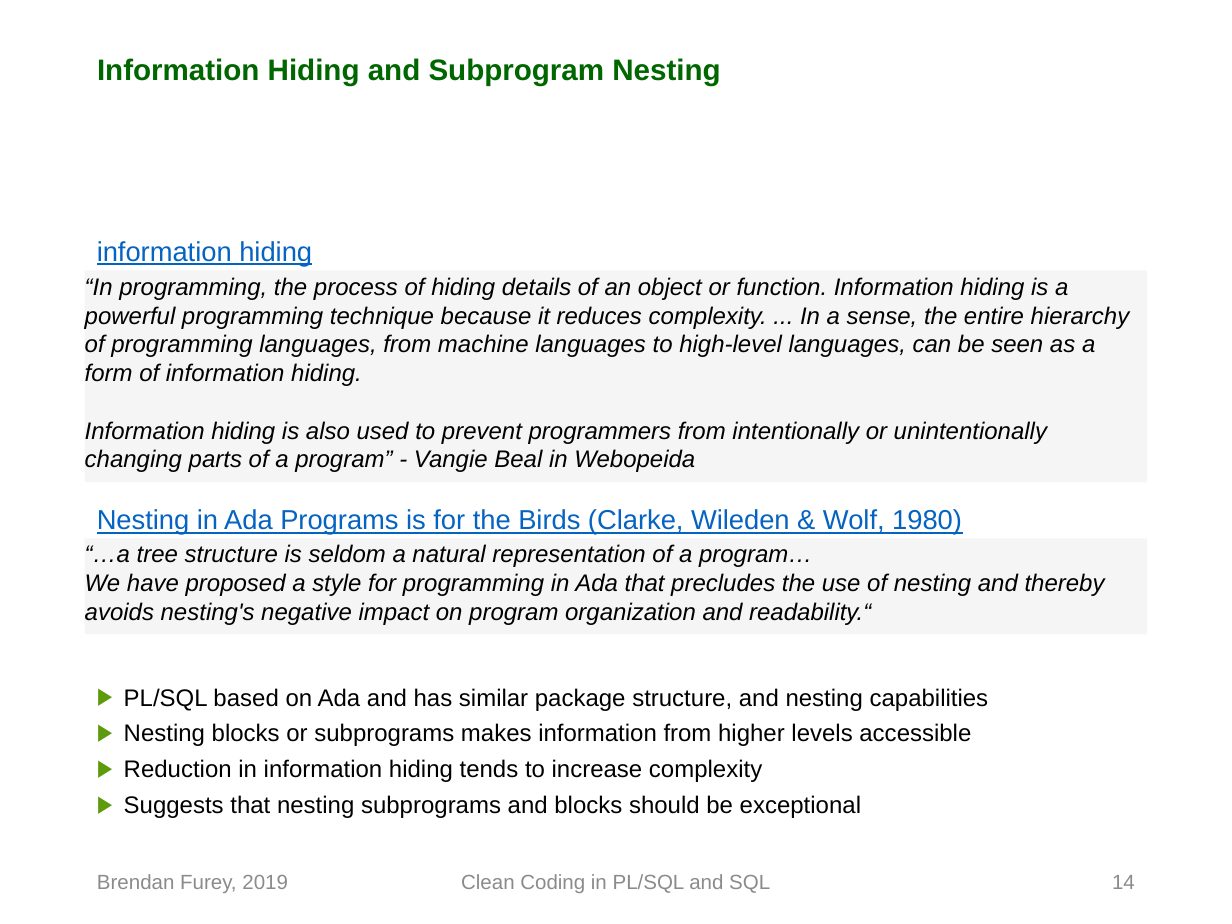
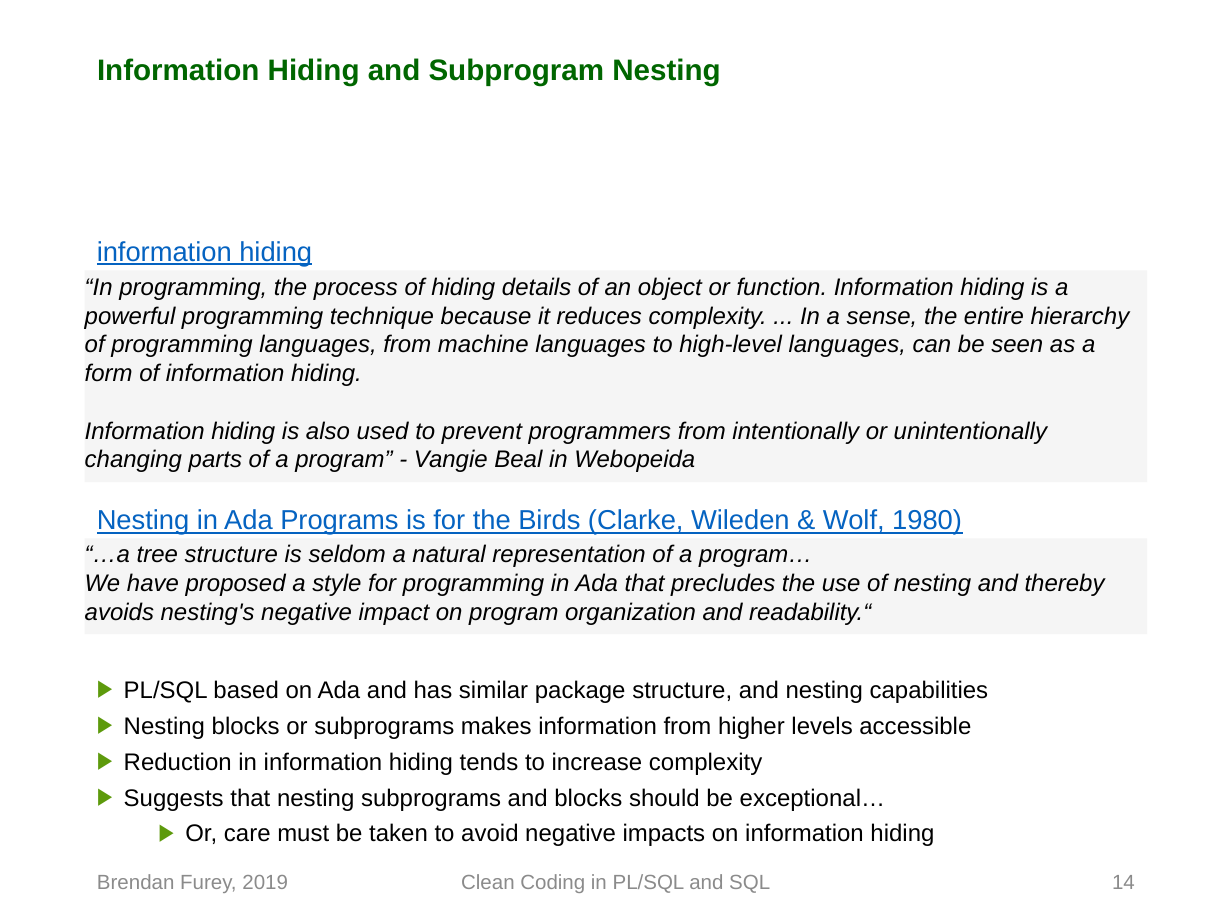
Before and after one commit to BrenPatF/presentations, a slide deck: slide 14 of 2019_clean_coding_plsql_sql/Clean Coding in PLSQL and SQL.pptx. Drawn at 1232x924 pixels with LibreOffice and Linux fonts; fonts in the diff are those of the drawing; background and template pictures are left out. Boxes give left, top, right and bottom in pixels: in the first picture for what was removed or moved away, otherwise in the second. Text is boxed around its words. In the diff, an @@ line names an element or a change of style, - is before the commit and + after.

```diff
--- a/2019_clean_coding_plsql_sql/Clean Coding in PLSQL and SQL.pptx
+++ b/2019_clean_coding_plsql_sql/Clean Coding in PLSQL and SQL.pptx
@@ text "PL/SQL based on Ada and ...": place and size @@
-text "PL/SQL based on Ada and ..." at [124,688,989,818]
+text "PL/SQL based on Ada and ..." at [124,680,989,846]
@@ text at [124,788,934,846]: text changed @@
-▶ Suggests that nesting subprograms and blocks should be exceptional
+▶ Suggests that nesting subprograms and blocks should be exceptional…
+  ▶ Or, care must be taken to avoid negative impacts on information hiding
```
Also in this commit, not shown: 3 other slides changed, 30 other files.
